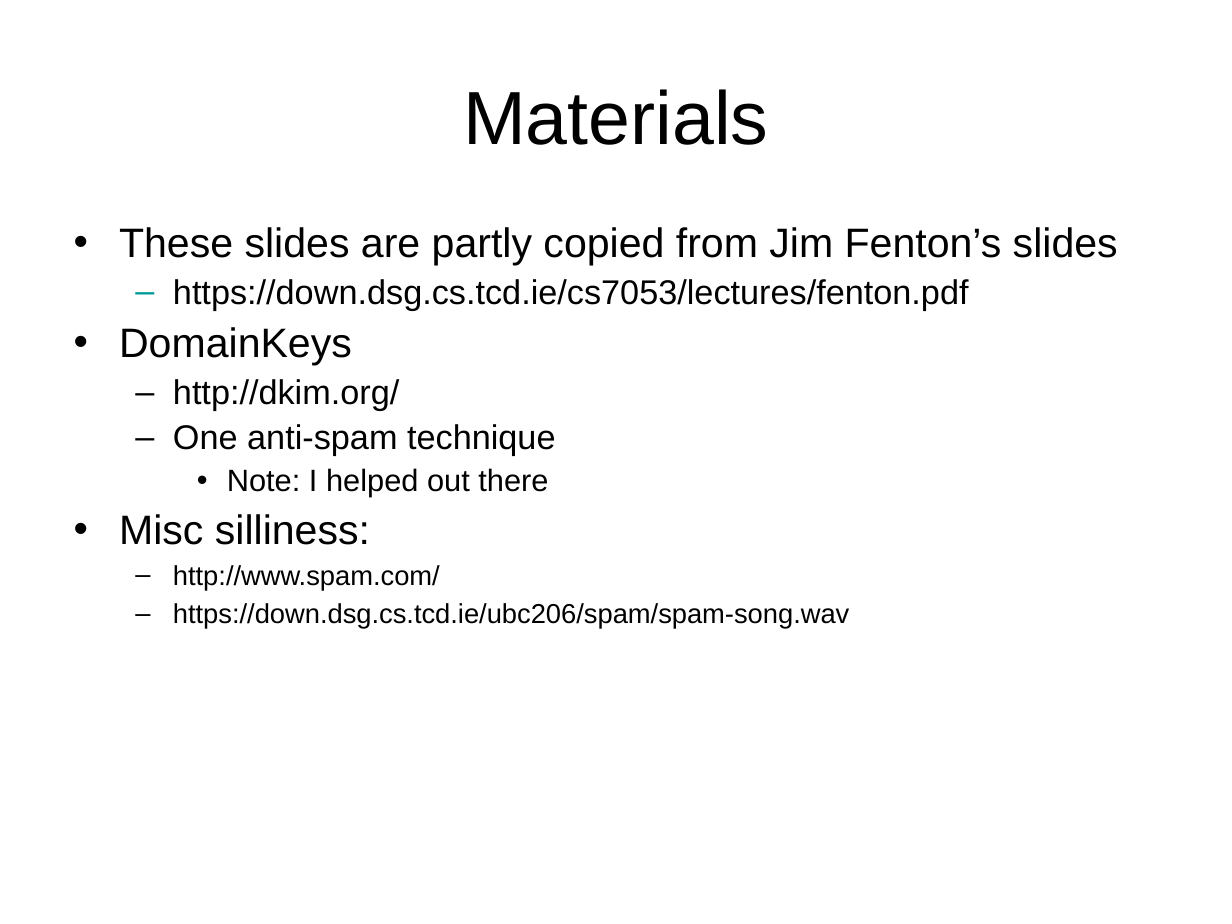
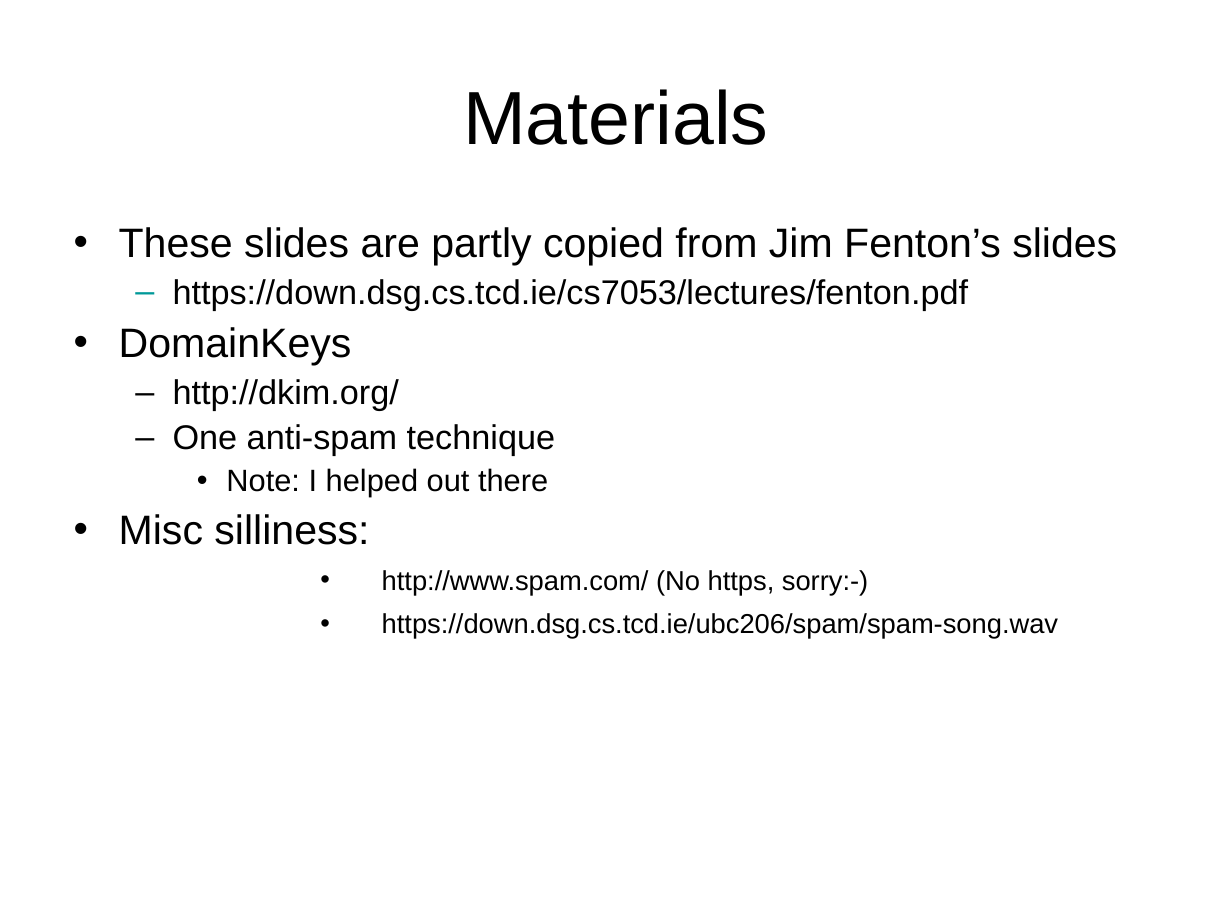
Before and after one commit to sftcd/cs7053, a slide deck: slide 3 of 2016lectures/04-spam.ppt. Drawn at 1232x924 pixels with LibreOffice and Linux fonts; fonts in the diff are those of the drawing. Boxes give left, top, right and bottom in pixels: in the first picture for what was removed or moved away, otherwise in the second. Text is boxed around its words. In the diff, an @@ line names an element or a change of style, - is before the commit and + after.

```diff
--- a/2016lectures/04-spam.ppt
+++ b/2016lectures/04-spam.ppt
@@ text at [119,227,1117,639]: indent changed; bullet – to •; list level 2 to 3 in "https://down.dsg.cs.tcd.ie/ubc206/spam/spam-song.wav"; line spacing 0.9 to 1 @@
@@ text at [382,570,868,596]: text changed @@
-  – http://www.spam.com/
+    • http://www.spam.com/ (No https, sorry:-)
```
Also in this commit, not shown: 12 other slides changed, 1 slide added, 1 other file.
